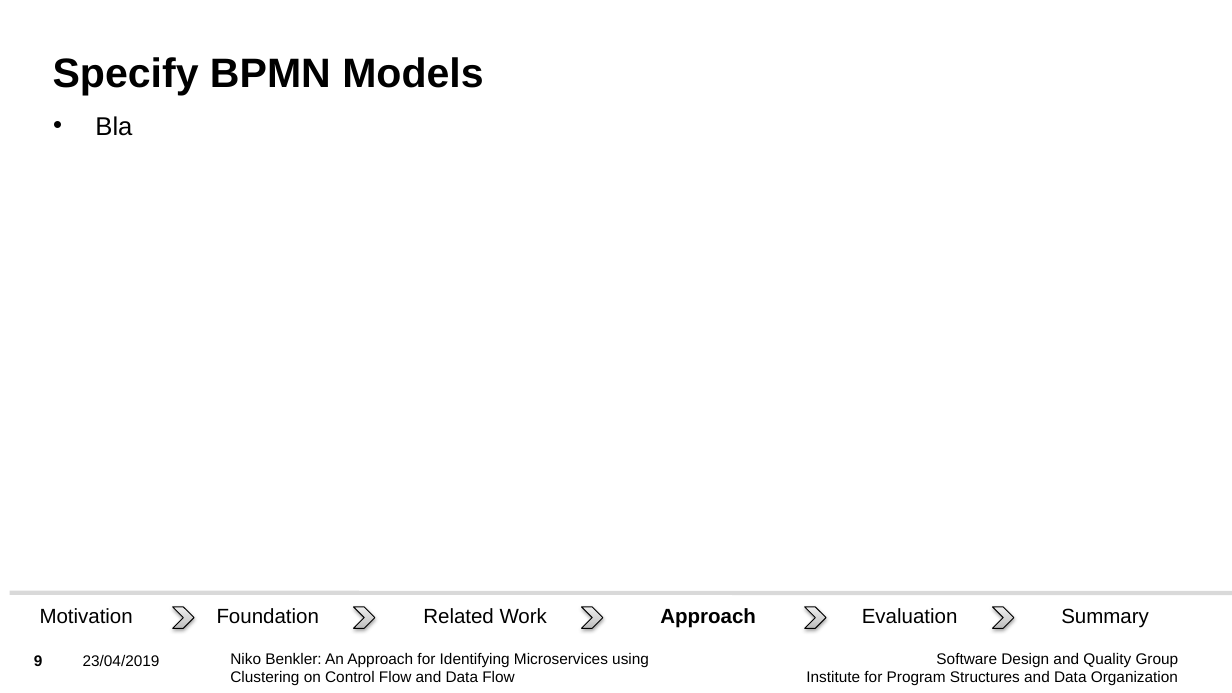
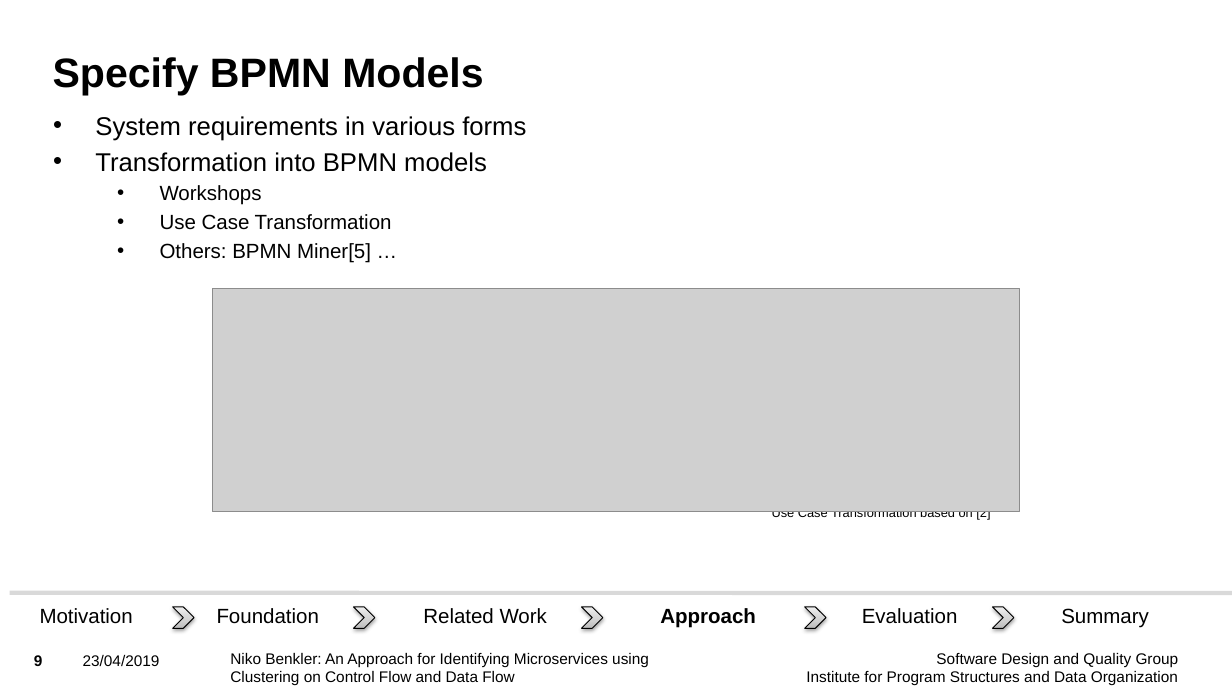
Before and after one commit to Benkler/BA, a slide deck: slide 9 of Vortrag/BA_Niko_Benkler_Presentation.pptx. Drawn at 1232x693 pixels with LibreOffice and Linux fonts; fonts in the diff are those of the drawing; grey boxes stand for pictures; background and template pictures are left out. Boxes give left, top, right and bottom in pixels: in the first picture for what was removed or moved away, otherwise in the second. Text is boxed around its words. In the diff, an @@ line names an element or a change of style, - is before the commit and + after.

```diff
--- a/Vortrag/BA_Niko_Benkler_Presentation.pptx
+++ b/Vortrag/BA_Niko_Benkler_Presentation.pptx
@@ text at [95, 116, 990, 519]: text changed @@
-• Bla
+• System requirements in various forms
+• Transformation into BPMN models
+  • Workshops
+  • Use Case Transformation
+  • Others: BPMN Miner[5] …
+  Use Case Transformation based on [2]
@@ picture added at [213, 288, 1020, 512] @@
```
Also in this commit, not shown: 16 other slides changed, 3 slides removed, 8 other files.
